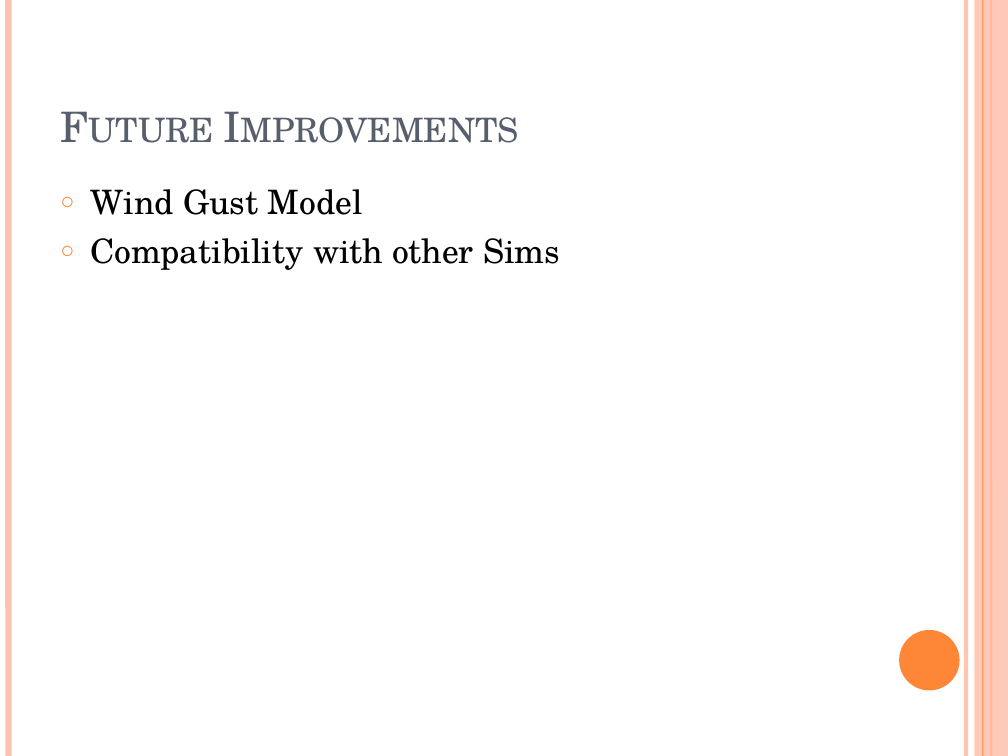
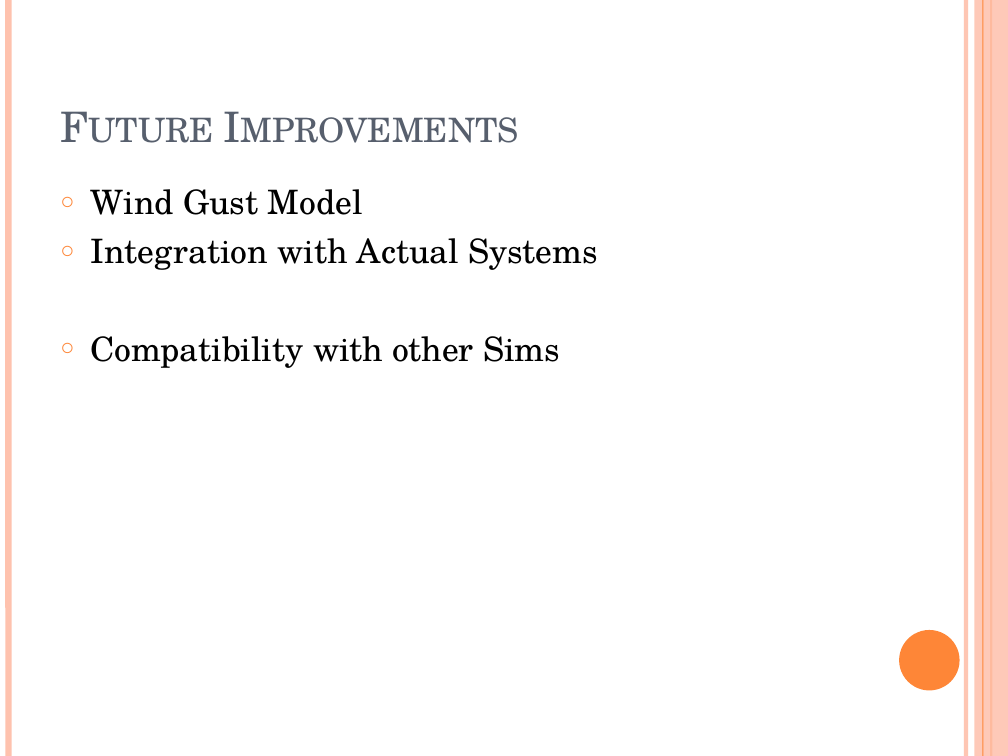
Before and after one commit to car-keys/Fault-Injector, a slide deck: slide 5 of FaultInjectorPresentation.pptx. Drawn at 1008x756 pixels with LibreOffice and Linux fonts; fonts in the diff are those of the drawing. Boxes give left, top, right and bottom in pixels: in the first picture for what was removed or moved away, otherwise in the second. Text is boxed around its words. In the diff, an @@ line names an element or a change of style, - is before the commit and + after.

```diff
--- a/FaultInjectorPresentation.pptx
+++ b/FaultInjectorPresentation.pptx
@@ text at bbox=[91, 238, 598, 270]: paragraph added @@
+○ Integration with Actual Systems
```
Also in this commit, not shown: 2 other slides changed, 3 other files.
